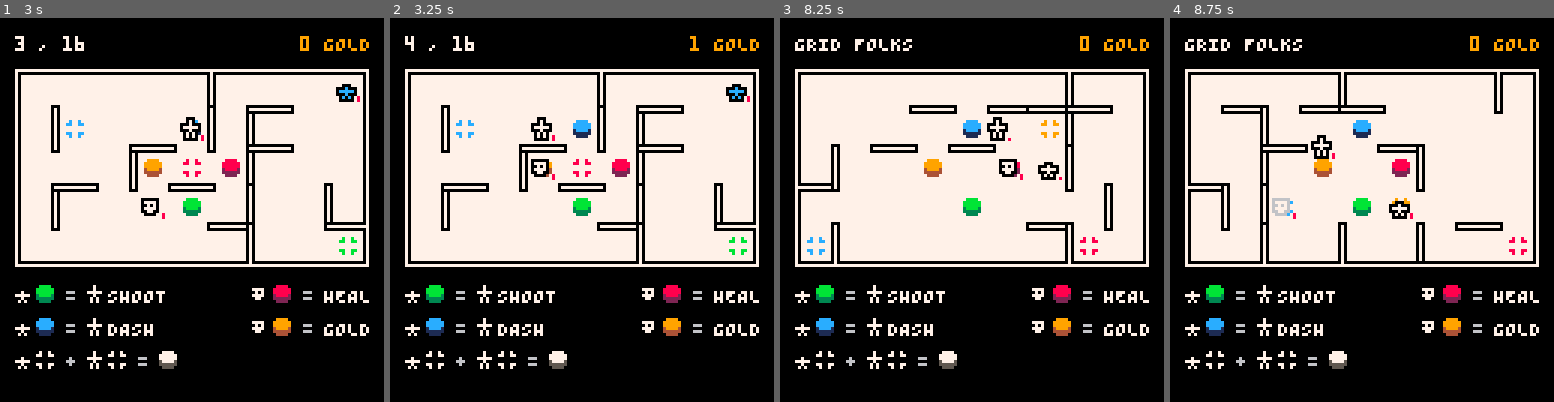
Above: before the commit, frames 1-4 (left to right).
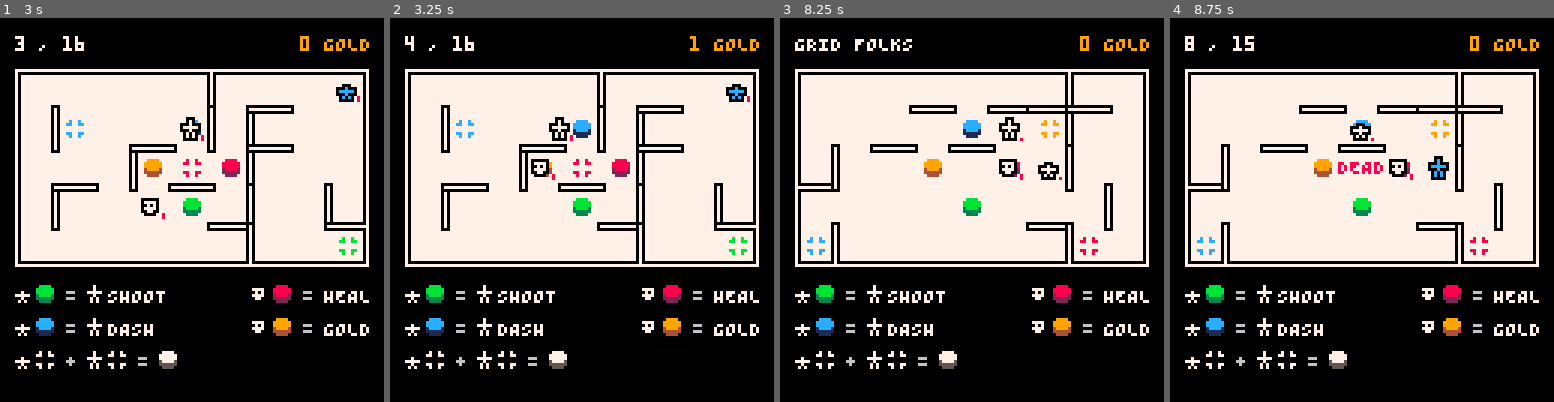
Above: after the commit, the same moments.

Repository: taylordolan/grid-folks
Game: PICO-8 cartridge grid_folks.p8
Same seed, same stepped clock (60 frames per second), same inputs: the game is played once before the commit and once after it.
Inputs:
- Up to frame 1 (3 s): tap X (X key) at 0.33, 1.07, 1.85, 2.97 s; tap O (Z key) at 0.7, 1.7, 2.1, 2.5, 2.9 s; hold Right 1.6-2.1 s; hold Up 2.15-2.42 s; hold Right from 2.47 s (still down)
- Up to frame 2 (3.25 s): release Right at 3.03 s; hold Left from 3.08 s (still down)
- Up to frame 3 (8.25 s): tap O (Z key) every 0.4 s from 3.3 to 8.1 s; release Left at 3.58 s; hold Down 3.63-3.97 s; hold Right 4.02-4.68 s; tap X (X key) every 1.12 s from 4.08 to 7.43 s; hold Up 4.73-5.03 s; hold Left 5.08-5.68 s; hold Down 5.73-6.03 s; hold Right 6.08-6.58 s; hold Right 6.63-7.13 s; hold Up 7.18-7.45 s; hold Right 7.5-8.07 s; hold Left from 8.12 s (still down)
- Up to frame 4 (8.75 s): tap O (Z key) at 8.5 s; tap X (X key) at 8.55 s; release Left at 8.62 s; hold Down from 8.67 s (still down)

Frame 1 is identical in both runs. In frame 2, 0.3% of the frame differs, in the area x 36-48%, y 25-33%; in frame 3, 0.3%; in frame 4, 6.1%, in the area x 3-93%, y 4-65%.

Commit message:
add bump transitions

Diff:
--- a/grid_folks.p8
+++ b/grid_folks.p8
@@ -21,12 +21,14 @@
 -- [x] implement transitions for movement
 -- [x] maybe enemies should just enter stunned with full health. that would solve how to show they're stunned after being shot too
 -- [x] fix sound stuff
--- [ ] convert s{} to sx and sy
+-- [x] add bump transitions
+-- [ ] fix bug: stepping into walls still advances the turn
+-- [ ] add shoot animation
 -- [ ] try a 5 x 7 board instead
--- [ ] add basic attack animations
 -- [ ] when multiple enemies are present, they should act in random order
 -- [ ] randomly distribute starting abilities
--- [ ] do something to make the game end state feel less clunky
+-- [ ] convert s{} to sx and sy
+-- [ ] tweak spawn rates
 
 -- game state that gets refreshed on restart
 function _init()
@@ -138,8 +140,9 @@
 	-- initial enemy
   -- local new_egg = new_egg()
   -- deploy(new_egg, {"hero", "enemy", "egg"})
-  local new_enemy = new_enemy()
-  deploy(new_enemy, {"hero", "enemy"})
+  -- local new_enemy = new_enemy()
+  -- deploy(new_enemy, {"hero", "enemy"})
+  spawn_enemy()
 
   -- this determines what the spawn rate is at the start of the game
   initial_spawn_rate = 16
@@ -165,34 +168,40 @@
   return spawn_modifier - flr(sqrt(spawn_base))
 end
 
--- function should_spawn_egg()
---   local spawn_rate = get_spawn_rate()
---   local should_spawn = false
-
---   -- if it's one turn before reaching the spawn rate
---   if turns - last_spawned_turn == spawn_rate - 1 then
---     -- 50% chance of spawning early
---     if flr(rnd(2)) == 1 then
---       -- if spawning early, then mark it in a global variable so we don't also spawn the next turn
---       spawned_early = true
---       should_spawn = true
---     end
---   -- if this turn has actually reached the spawn rate
---   elseif turns - last_spawned_turn >= spawn_rate then
---     if not spawned_early then
---       should_spawn = true
---     end
---     -- reset this variable for next round
---     spawned_early = false
---   end
---   return should_spawn
--- end
+function should_spawn()
+  local spawn_rate = get_spawn_rate()
+  local should_spawn = false
+
+  -- if it's one turn before reaching the spawn rate
+  if turns - last_spawned_turn == spawn_rate - 1 then
+    -- 50% chance of spawning early
+    if flr(rnd(2)) == 1 then
+      -- if spawning early, then mark it in a global variable so we don't also spawn the next turn
+      spawned_early = true
+      should_spawn = true
+    end
+  -- if this turn has actually reached the spawn rate
+  elseif turns - last_spawned_turn >= spawn_rate then
+    if not spawned_early then
+      should_spawn = true
+    end
+    -- reset this variable for next round
+    spawned_early = false
+  end
+  return should_spawn
+end
 
 -- function spawn_egg()
 --   local new_egg = new_egg()
 --   deploy(new_egg, {"hero", "enemy", "egg"})
 --   last_spawned_turn = turns
 -- end
+
+function spawn_enemy()
+  local new_enemy = new_enemy()
+  deploy(new_enemy, {"hero", "enemy"})
+  last_spawned_turn = turns
+end
 
 function _update()
 
@@ -266,17 +275,19 @@
       refresh_walls()
     end
     -- hatch_eggs()
-    -- if should_spawn_egg() then
-    --   spawn_egg()
-    -- end
     for next in all(enemies) do
       next.update(next)
+    end
+    if should_spawn() then
+      -- spawn_egg()
+      spawn_enemy()
     end
     -- update game state
     turns = turns + 1
     player_turn = true
     spawn_base += spawn_increment
   end
+
   -- update screen positions
   for next in all(heroes) do
     update_screen_position(next)
@@ -285,18 +296,19 @@
     update_screen_position(next)
   end
 
-  -- game won test
-  local a_xy = {hero_a.x, hero_a.y}
-  local b_xy = {hero_b.x, hero_b.y}
-  local reached_exit_a = find_type_in_tile("exit", a_xy)
-  local reached_exit_b = find_type_in_tile("exit", b_xy)
-  if reached_exit_a and reached_exit_b then
-    game_won = true
-  end
-
-  -- game lost test
-  if hero_a.health <= 0 or hero_b.health <= 0 then
-    game_lost = true
+  if delay <= 0 then
+    -- game won test
+    local a_xy = {hero_a.x, hero_a.y}
+    local b_xy = {hero_b.x, hero_b.y}
+    local reached_exit_a = find_type_in_tile("exit", a_xy)
+    local reached_exit_b = find_type_in_tile("exit", b_xy)
+    if reached_exit_a and reached_exit_b then
+      game_won = true
+    end
+    -- game lost test
+    if hero_a.health <= 0 or hero_b.health <= 0 then
+      game_lost = true
+    end
   end
 end
 
@@ -328,8 +340,10 @@
 end
 
 function update_screen_position(thing)
+  if thing.td and thing.td > 0 then
+    thing.td -= 1
   -- if there are one or more target destinations
-  if #thing.t > 0 then
+  elseif #thing.t > 0 then
     -- if this will be the first frame of this transition
     if thing.frames_so_far == 0 then
       -- determine how many pixels to move the sprite each frame
@@ -363,35 +377,42 @@
   end
 end
 
-function is_transitioning()
-  local transitioning = false
-  for next in all(actors) do
-    if #next.t > 0 then
-      transitioning = true
-    end
-  end
-  return transitioning
-end
-
-function is_transitioning_heroes()
-  local transitioning = false
-  for next in all(heroes) do
-    if #next.t > 0 then
-      transitioning = true
-    end
-  end
-  return transitioning
-end
-
-function is_transitioning_enemies()
-  local transitioning = false
-  for next in all(enemies) do
-    if #next.t > 0 then
-      transitioning = true
-    end
-  end
-  return transitioning
-end
+function set_bump_transition(thing, direction, total_transition_time, transition_delay)
+  local origin_position = {thing.s[1], thing.s[2]}
+  local adjust_position = {thing.s[1] + direction[1], thing.s[2] + direction[2]}
+  set_target_positions(thing, {adjust_position, origin_position}, total_transition_time / 2)
+  thing.td = transition_delay
+end
+
+-- function is_transitioning()
+--   local transitioning = false
+--   for next in all(actors) do
+--     if #next.t > 0 then
+--       transitioning = true
+--     end
+--   end
+--   return transitioning
+-- end
+
+-- function is_transitioning_heroes()
+--   local transitioning = false
+--   for next in all(heroes) do
+--     if #next.t > 0 then
+--       transitioning = true
+--     end
+--   end
+--   return transitioning
+-- end
+
+-- function is_transitioning_enemies()
+--   local transitioning = false
+--   for next in all(enemies) do
+--     if #next.t > 0 then
+--       transitioning = true
+--     end
+--   end
+--   return transitioning
+-- end
 
 function _draw()
 
@@ -806,6 +827,7 @@
     s = {},
     -- target screen position(s)
     t = {},
+    td = 0,
     -- transition stuff
     frames_so_far = 0,
     vel_per_frame = 0,
@@ -830,6 +852,8 @@
         local enemy = find_type_in_tile("enemy", target_tile) or find_type_in_tile("egg", target_tile)
         if enemy then
           hit_enemy(enemy, 1)
+          set_bump_transition(self, direction, 2, 0)
+          set_bump_transition(enemy, direction, 2, 2)
           sfx(sounds.hero_bump, 3)
         else
           set_tile(self, target_tile)
@@ -1102,6 +1125,7 @@
     s = {},
     -- target screen position(s)
     t = {},
+    td = 0,
     -- transition stuff
     frames_so_far = 0,
     vel_per_frame = 0,
@@ -1182,19 +1206,46 @@
         local target = find_type_in_tile("hero", dest)
         if target then
           if target.health > 0 then
+            -- get direction
+            local direction = get_direction(self_tile, dest)
+            set_bump_transition(self, direction, 2, 0)
+            set_bump_transition(target, direction, 2, 2)
             target.health -= 1
+            delay += 4
             sfx(sounds.enemy_bump, 3)
           end
         else
           set_tile(self, dest)
+          delay += 4
         end
       end
-      -- player_turn = true
 		end
 	}
 	add(enemies, enemy)
-  -- set_tile(enemy, tile)
   return enemy
+end
+
+function get_direction(start, dest)
+  local sx = start[1]
+  local sy = start[2]
+  local dx = dest[1]
+  local dy = dest[2]
+  -- up
+  if dx == sx and dy == sy - 1 then
+    return {0, -1}
+  -- down
+  elseif dx == sx and dy == sy + 1 then
+    return {0, 1}
+  -- left
+  elseif dx == sx - 1 and dy == sy then
+    return {-1, 0}
+  -- right
+  elseif dx == sx + 1 and dy == sy then
+    return {1, 0}
+  -- fail
+  else
+    return false
+  end
 end
 
 function distance(start, goal)
